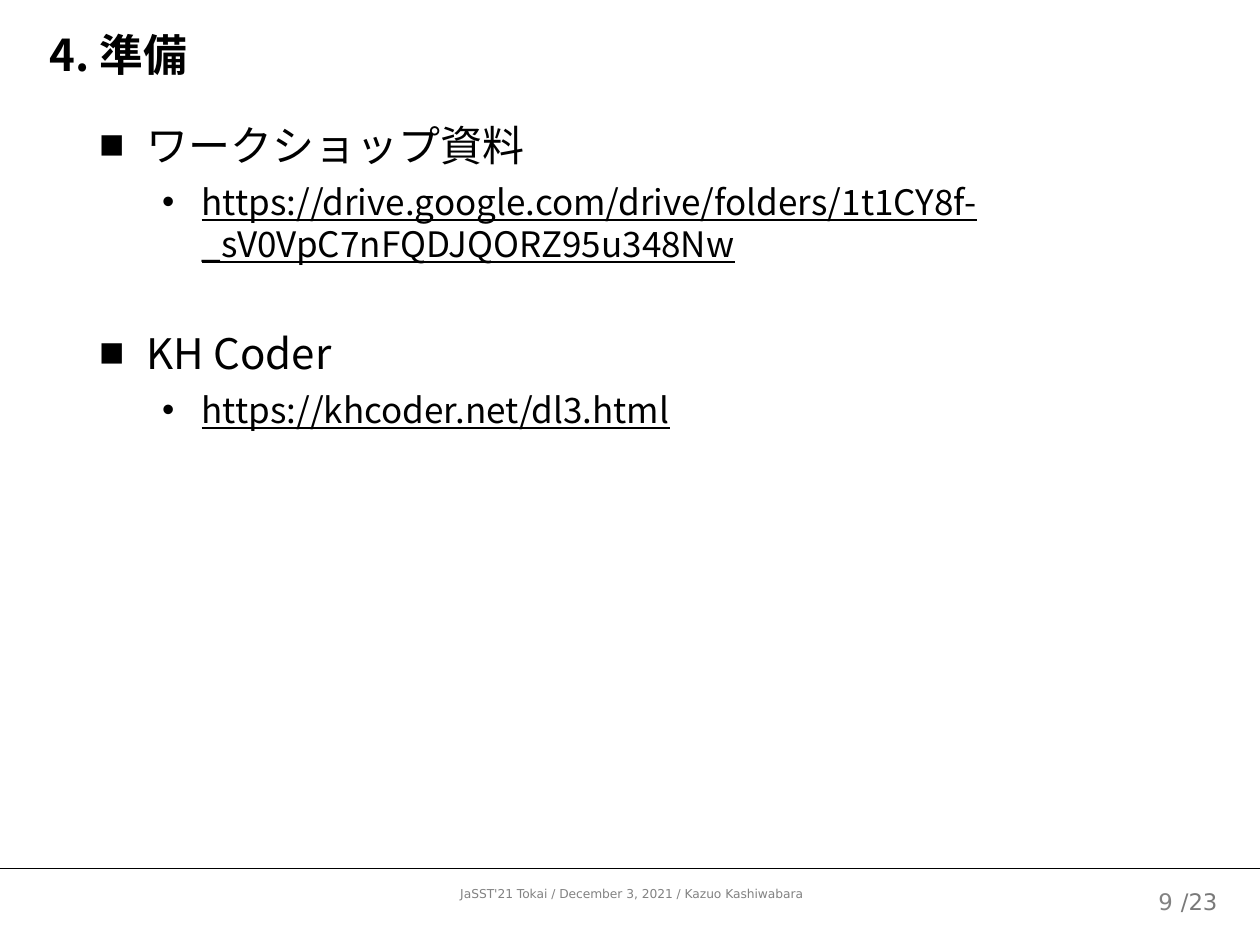
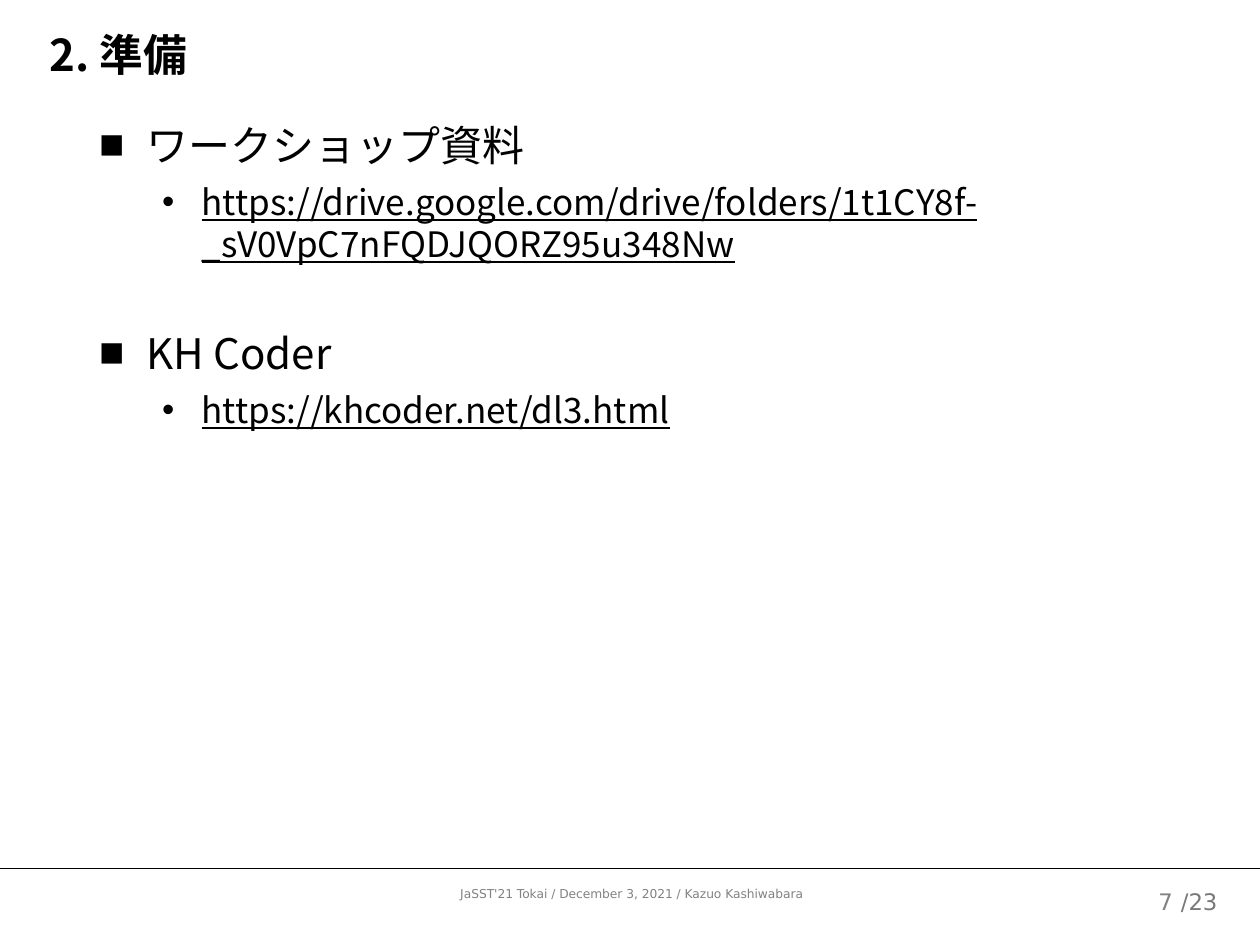
Before and after one commit to kazuo-reve/Work_MorphologicalBasedReview, a slide deck: slide 8 of 形態素ベースドレビューワークショップ.pptx (slide 10 before the commit). Drawn at 1260x946 pixels with LibreOffice and Linux fonts; fonts in the diff are those of the drawing. Boxes give left, top, right and bottom in pixels: in the first picture for what was removed or moved away, otherwise in the second. Text is boxed around its words. In the diff, an @@ line names an element or a change of style, - is before the commit and + after.

```diff
--- a/形態素ベースドレビューワークショップ.pptx
+++ b/形態素ベースドレビューワークショップ.pptx
@@ title at <box>50,33,187,75</box>: text changed @@
-4. 準備
+2. 準備
@@ page number at <box>1158,893,1172,910</box>: text changed @@
-9
+7
```
Also in this commit, not shown: 3 other slides changed.
